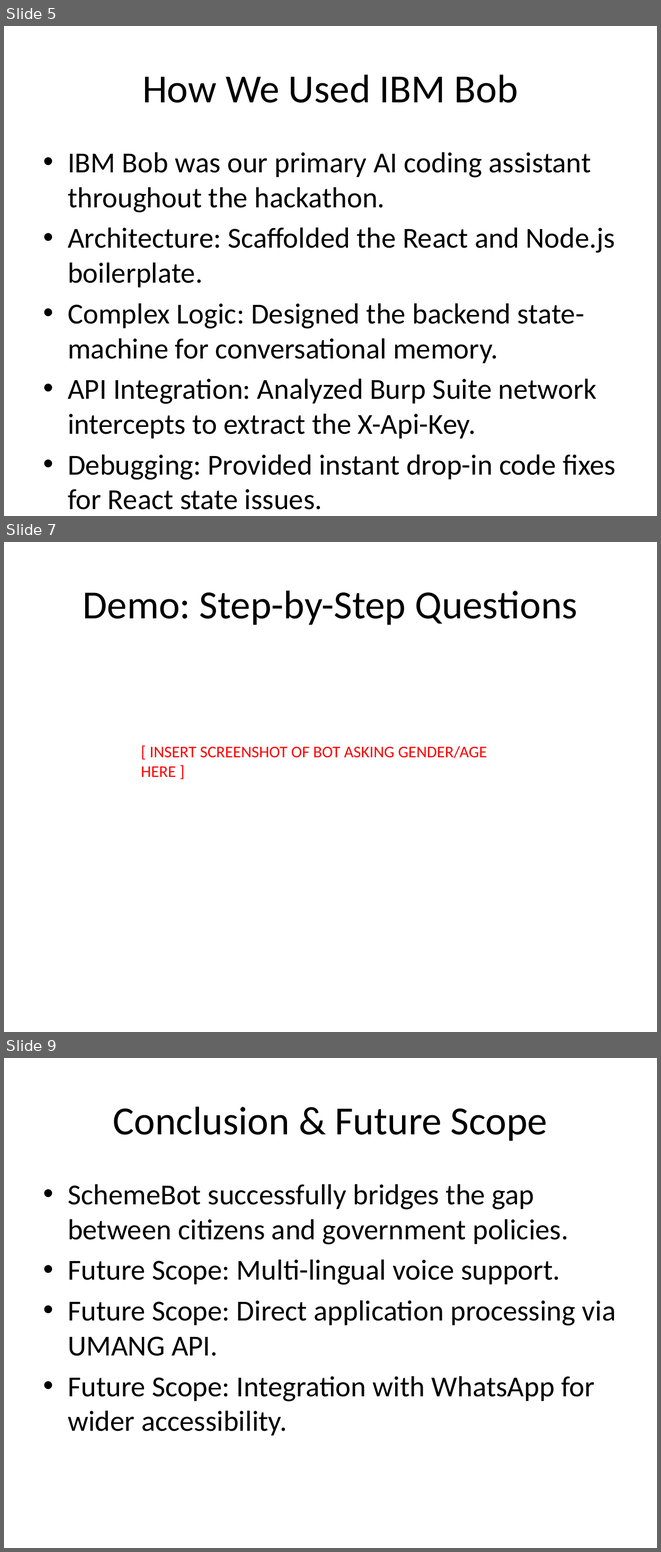
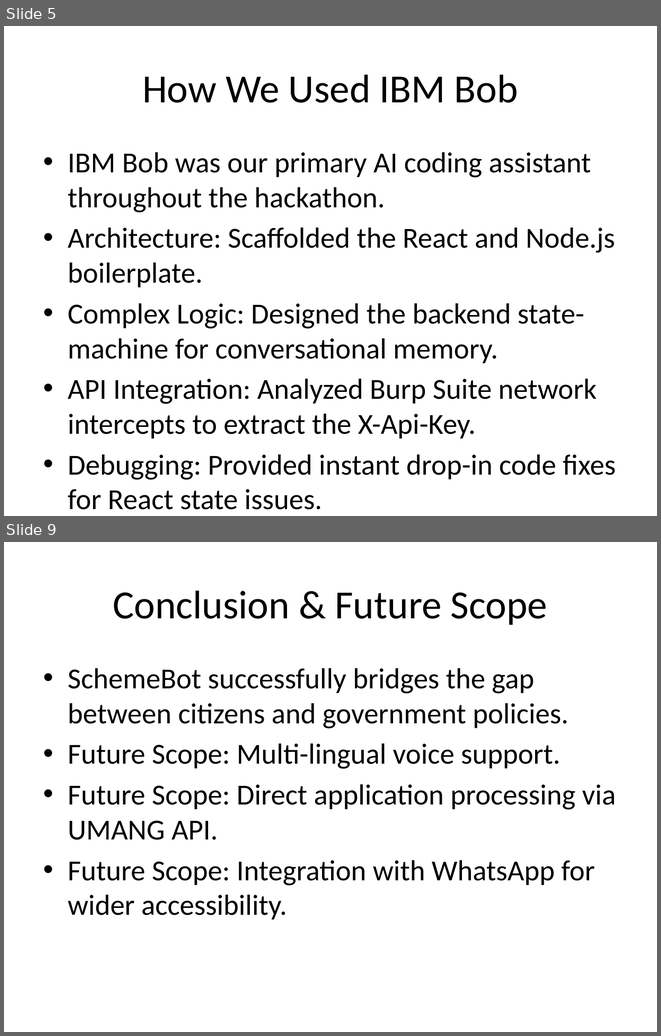
Before and after one commit to shivanshmax-Monster/scheme-assistant, a slide deck: SchemeBot_Presentation.pptx. Shown one above the other, each under a label of ours: slides 5, 7 and 9 before the commit, slides 5 and 9 after it; the slides between them are not shown. The pictures are 661x1552 and 661x1036 pixels, drawn with LibreOffice and Linux fonts; fonts in the diff are those of the drawing. Boxes give left, top, right and bottom in pixels: in the first picture for what was removed or moved away, otherwise in the second. Text is boxed around its words. In the diff, an @@ line names an element or a change of style, - is before the commit and + after.

Commit message:
Update presentation with actual app screenshots

```diff
--- a/SchemeBot_Presentation.pptx
+++ b/SchemeBot_Presentation.pptx
@@ slide 7 removed at [4, 542, 657, 1032], background #FFFFFF @@
@@ title removed at [82, 590, 577, 625] @@
-Demo: Step-by-Step Questions
@@ text removed at [141, 746, 487, 777] @@
-[ INSERT SCREENSHOT OF BOT ASKING GENDER/AGE HERE ]
```
Also in this commit, not shown: 2 slides changed, 1 slide added.
